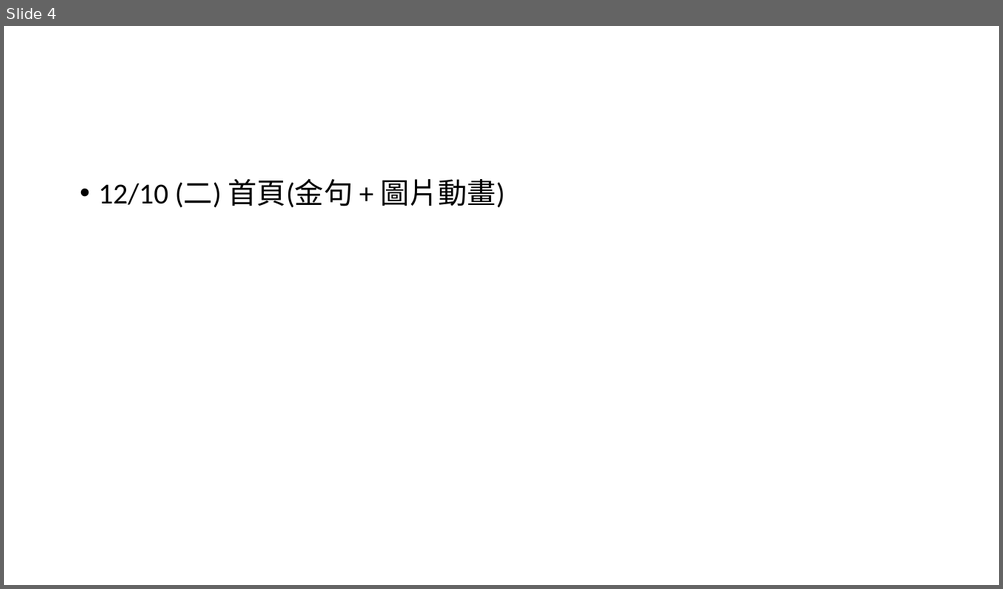
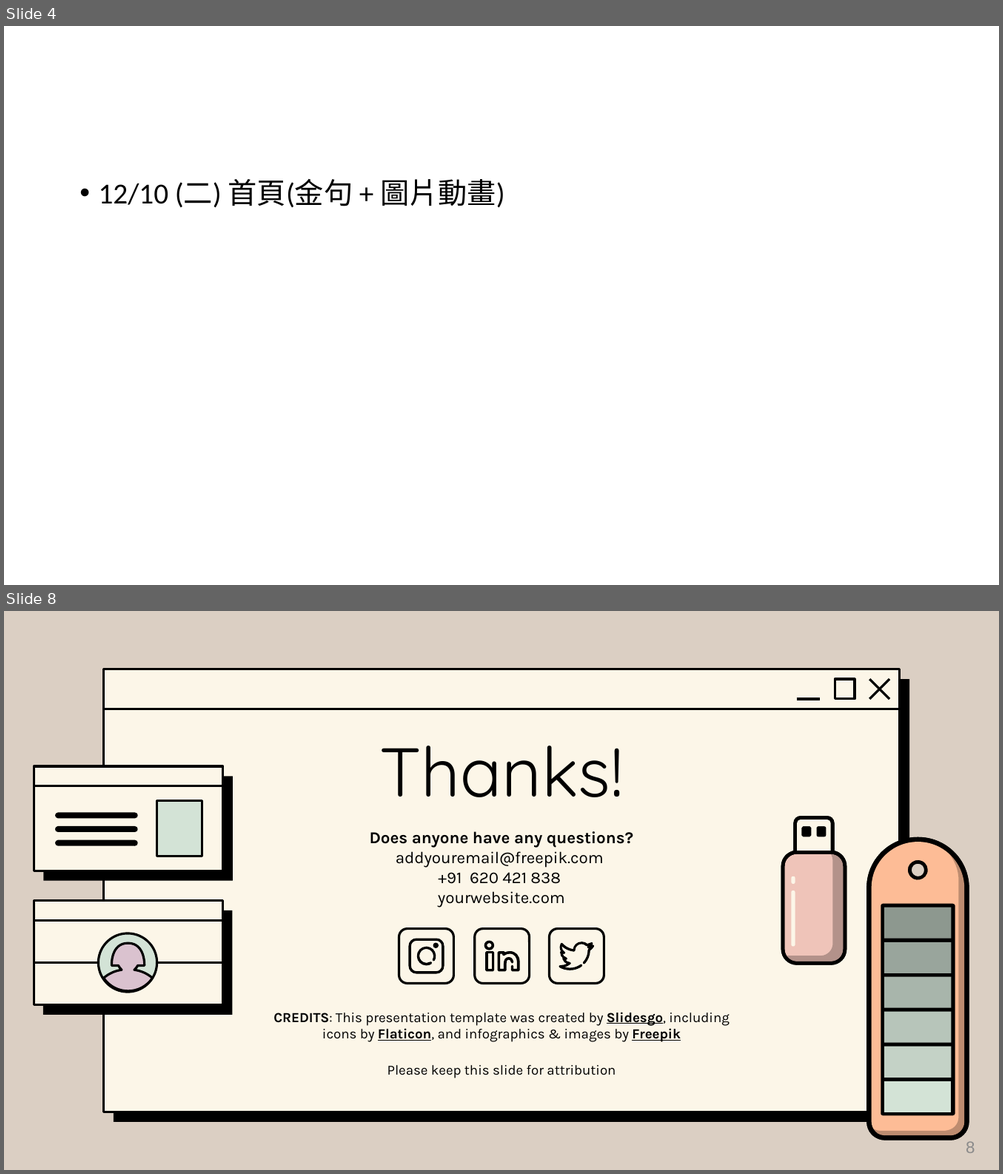
Before and after one commit to tim93009/iSpan_Midterm-Project, a slide deck: 簡報檔/midterm project_chang.pptx. Shown one above the other, each under a label of ours: slide 4 before the commit, slides 4 and 8 after it; the slides between them are not shown. The pictures are 1003x589 and 1003x1174 pixels, drawn with LibreOffice and Linux fonts; fonts in the diff are those of the drawing; background and template pictures are left out. Boxes give left, top, right and bottom in pixels: in the first picture for what was removed or moved away, otherwise in the second. Text is boxed around its words. In the diff, an @@ line names an element or a change of style, - is before the commit and + after.

```diff
--- a/簡報檔/midterm project_chang.pptx
+++ b/簡報檔/midterm project_chang.pptx
@@ slide 8 added at [4,611,999,1170], background #DBCFC3 @@
@@ group added at [103,669,910,1122]: 4 lines, 2 rounded rectangles, 1 rectangle @@
@@ title added at [379,746,623,797], 66.7 pt, text #000000 @@
+Thanks!
@@ group added at [34,766,233,881]: 4 freeform shapes, 2 rounded rectangles, 1 line @@
@@ subtitle added at [370,832,633,908], 16 pt, text #000000 @@
+Does anyone have any questions?
+addyouremail@freepik.com
++91 620 421 838
+yourwebsite.com
@@ group added at [781,816,846,965]: 6 freeform shapes @@
@@ group added at [867,837,969,1141]: 10 freeform shapes @@
@@ group added at [398,929,604,983]: 7 freeform shapes, 3 rounded rectangles @@
@@ group added at [34,900,233,1015]: 2 rounded rectangles, 2 lines, 2 freeform shapes @@
@@ text added at [273,1012,728,1042], 13.3 pt, text #000000 @@
+CREDITS: This presentation template was created by Slidesgo, including icons by Flaticon, and infographics & images by Freepik
@@ text added at [387,1065,615,1079], 13.3 pt, text #000000 @@
+Please keep this slide for attribution
@@ page number added at [965,1142,974,1153], 16 pt, text #8C8C8C @@
+8
```
Also in this commit, not shown: 3 other slides added, 1 other file.
